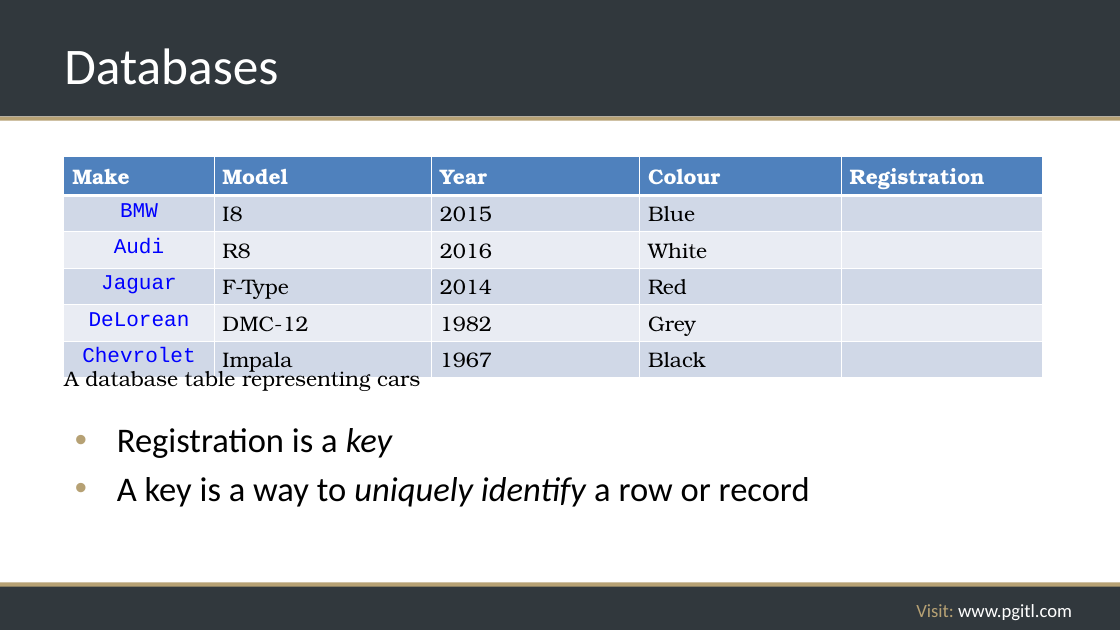
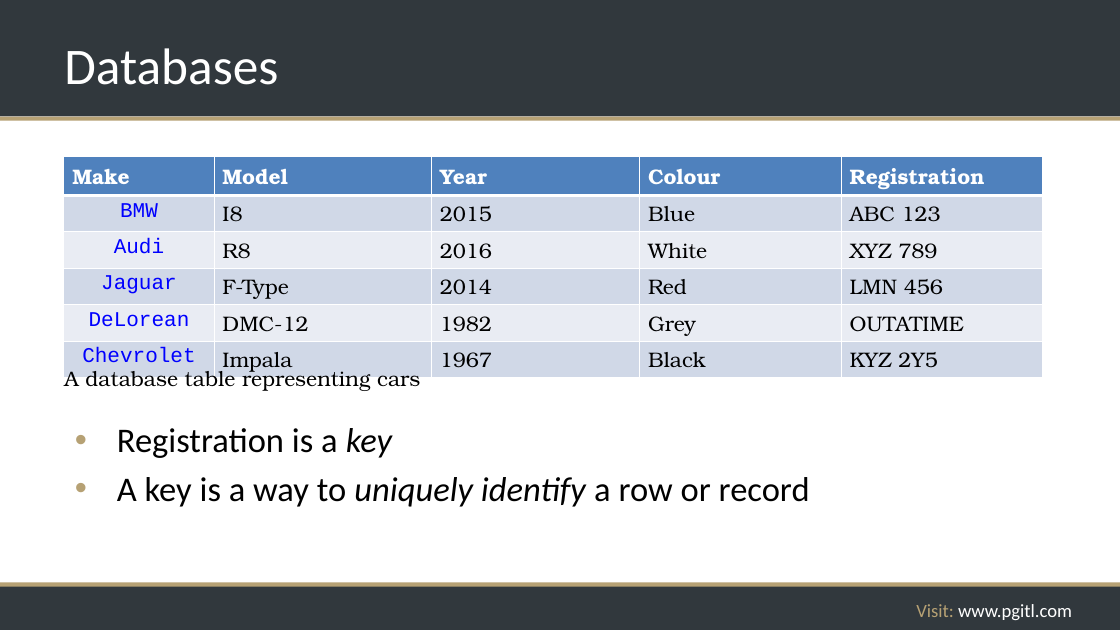
Before and after one commit to rikkouri/project-a, a slide deck: slide 189 of Programming Foundations.pptx. Drawn at 1120x630 pixels with LibreOffice and Linux fonts; fonts in the diff are those of the drawing; background and template pictures are left out. Boxes give left, top, right and bottom in pixels: in the first picture for what was removed or moved away, otherwise in the second. Text is boxed around its words. In the diff, an @@ line names an element or a change of style, - is before the commit and + after.

```diff
--- a/Programming Foundations.pptx
+++ b/Programming Foundations.pptx
@@ table at <box>64,156,1044,377</box> @@
-row 2, column 5: 
+row 2, column 5: ABC 123
-row 3, column 5: 
+row 3, column 5: XYZ 789
-row 4, column 5: 
+row 4, column 5: LMN 456
-row 5, column 5: 
+row 5, column 5: OUTATIME
-row 6, column 5: 
+row 6, column 5: KYZ 2Y5
```
